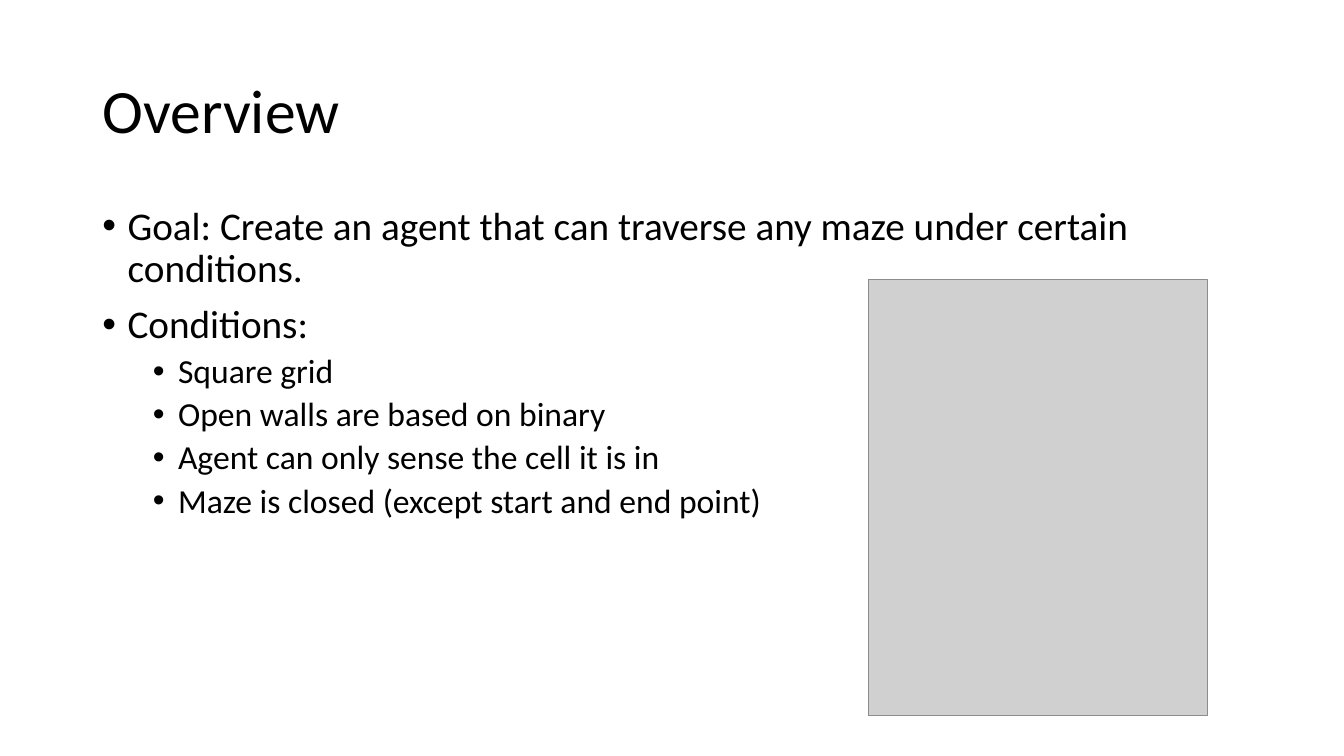
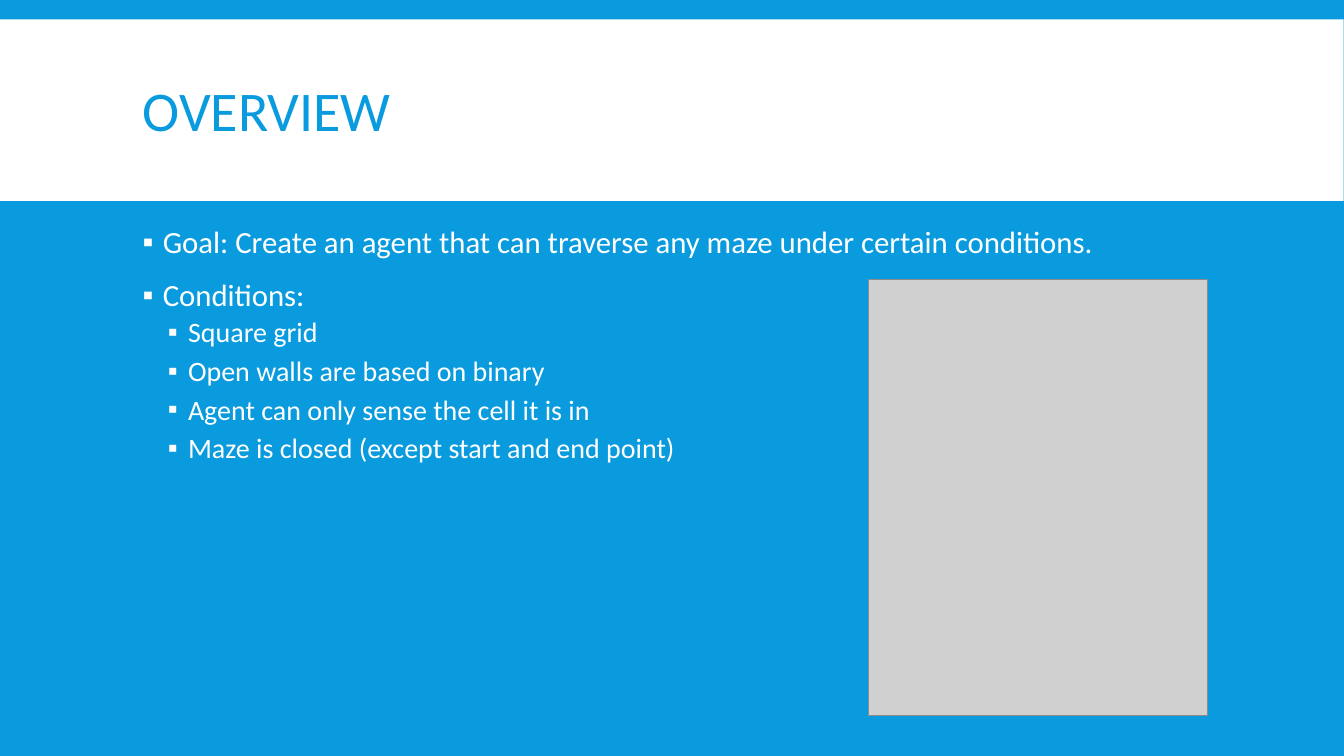
Before and after one commit to mattj122/MazeRunner, a slide deck: slide 2 of presen.pptx. Drawn at 1344x756 pixels with LibreOffice and Linux fonts; fonts in the diff are those of the drawing; grey boxes stand for pictures. Boxes give left, top, right and bottom in pixels: in the first picture for what was removed or moved away, otherwise in the second. Text is boxed around its words. In the diff, an @@ line names an element or a change of style, - is before the commit and + after.

```diff
--- a/presen.pptx
+++ b/presen.pptx
@@ background #FFFFFF to #099BDD @@
@@ rectangle added at box(0, 19, 1344, 201), fill #FFFFFF @@
@@ title at box(143, 94, 391, 132): text changed; size 44 to 40 pt; text colour #000000 to #099BDD @@
-Overview
+OVERVIEW
@@ text "Goal: Create an agent that ...": place and size @@
-text "Goal: Create an agent that ..." at box(128, 212, 1128, 519)
+text "Goal: Create an agent that ..." at box(163, 231, 1093, 463)
@@ text "Goal: Create an agent that ..." at box(163, 231, 1093, 463): size 28 to 22 pt in "Goal: Create an agent that can traverse ...", "Conditions:"; text colour #000000 to #FFFFFF; size 24 to 20 pt in "Square grid", "Open walls are based on binary", "Agent can only sense the cell it ...", "Maze is closed (except start and end ..."; bullet • to ▪; more space between paragraphs @@
```
Also in this commit, not shown: 7 other slides changed, 1 slide added, 17 other files.
